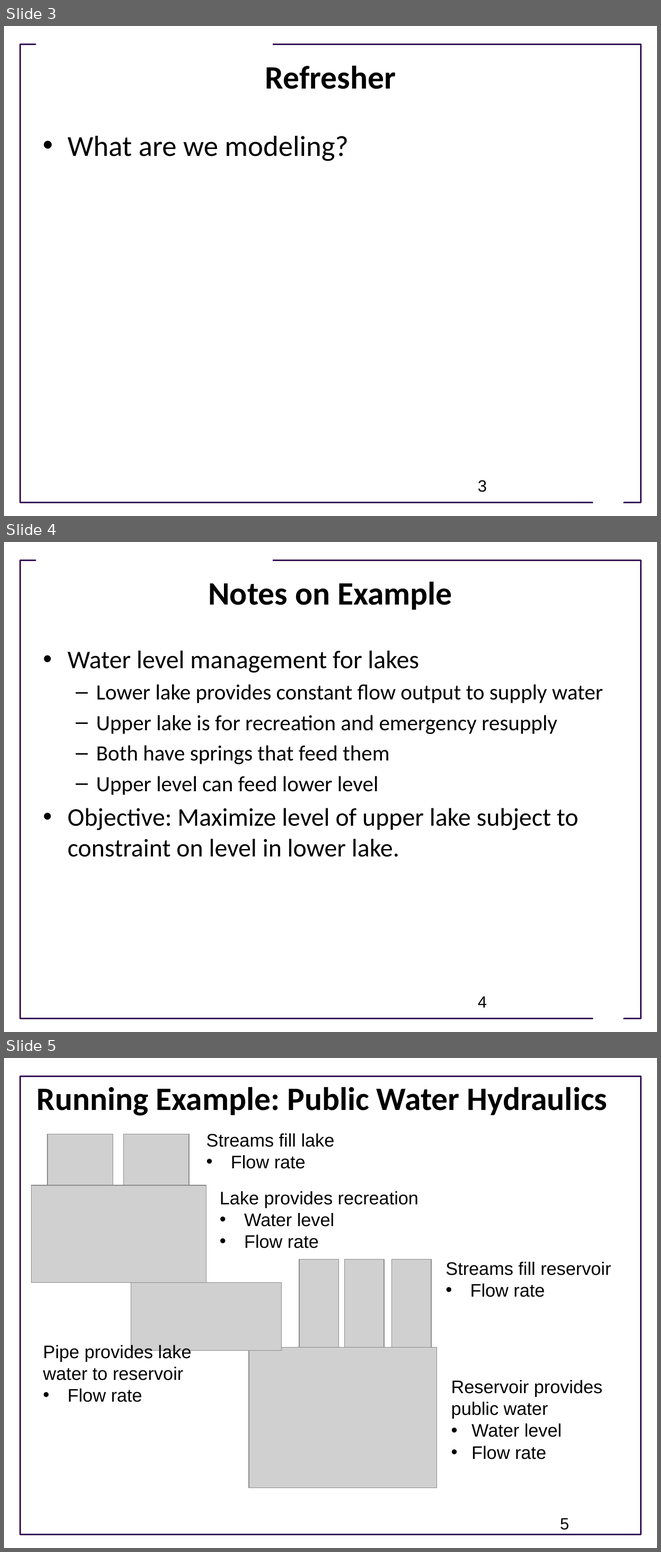
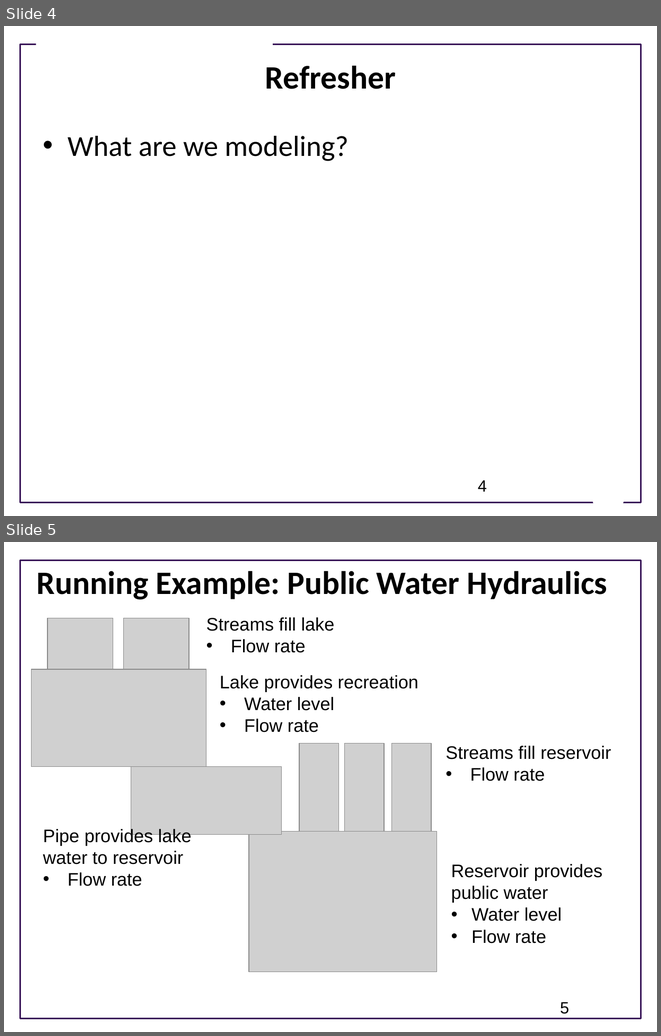
Before and after one commit to ModelEngineering/advancing-biomedical-models, a slide deck: Lectures/CSE 599V Lecture 2- Modeling Essentials.pptx. Shown one above the other, each under a label of ours: slides 3, 4 and 5 before the commit, slides 4 and 5 after it. The pictures are 661x1552 and 661x1036 pixels, drawn with LibreOffice and Linux fonts; fonts in the diff are those of the drawing; grey boxes stand for pictures; background and template pictures are left out. Boxes give left, top, right and bottom in pixels: in the first picture for what was removed or moved away, otherwise in the second. Text is boxed around its words. In the diff, an @@ line names an element or a change of style, - is before the commit and + after.

Commit message:
Updated lecture 2.

```diff
--- a/Lectures/CSE 599V Lecture 2- Modeling Essentials.pptx
+++ b/Lectures/CSE 599V Lecture 2- Modeling Essentials.pptx
@@ slide 4 removed at (4, 542, 657, 1032), background #FFFFFF; not listed: 3 template elements that a slide beside it also shows @@
@@ title removed at (208, 581, 452, 610) @@
-Notes on Example
@@ text removed at (68, 650, 603, 857) @@
-• Water level management for lakes
-  – Lower lake provides constant flow output to supply water
-  – Upper lake is for recreation and emergency resupply
-  – Both have springs that feed them
-  – Upper level can feed lower level
-• Objective: Maximize level of upper lake subject to constraint on level in lower lake.
@@ page number removed at (478, 996, 487, 1007) @@
-4
@@ what was slide 3 is now slide 4 @@
@@ page number at (478, 480, 487, 491): text changed @@
-3
+4
```
Also in this commit, not shown: 1 slide changed, 4 slides added.
